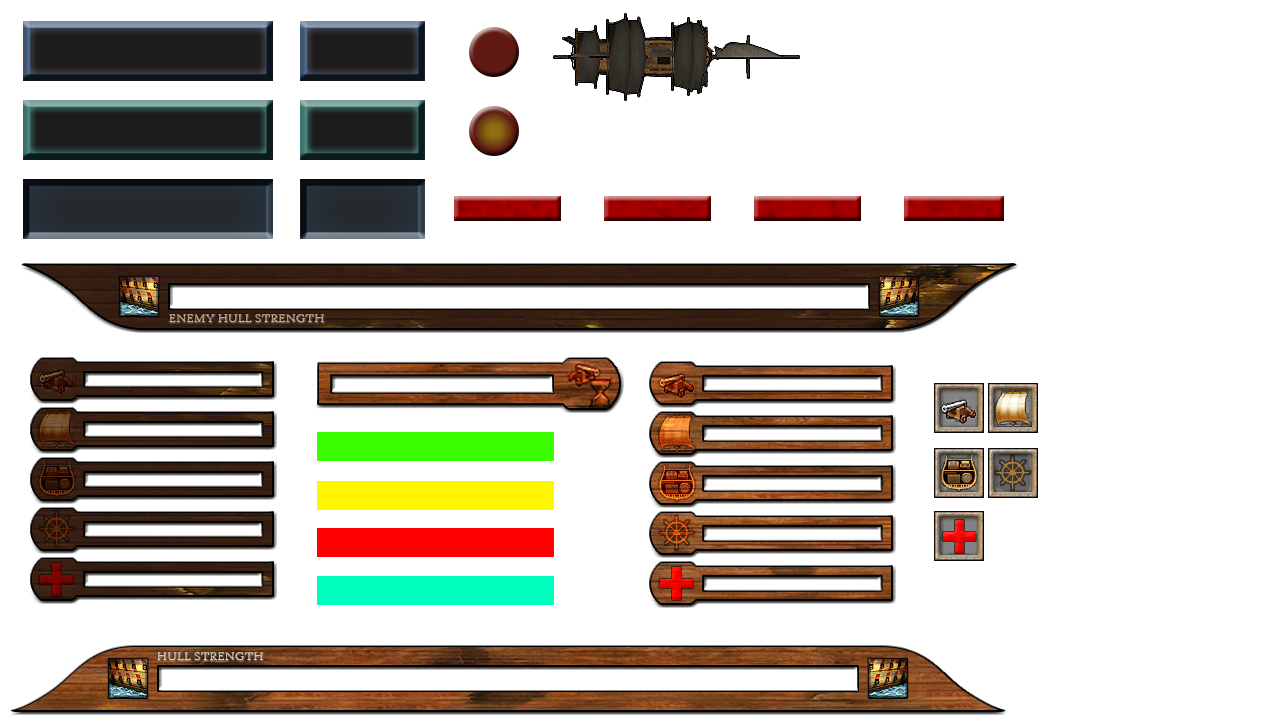
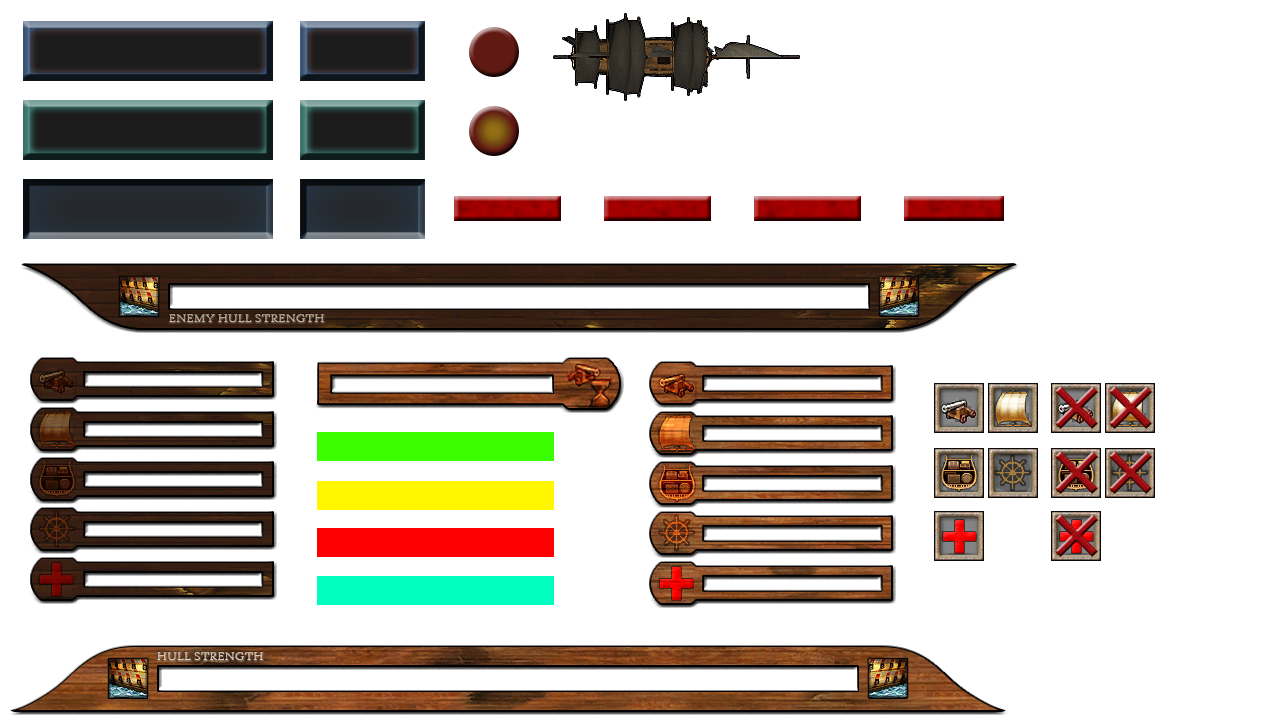
Layer changes from the first w=1280, h=720 image to the second:
added layer "ship section icons destoryed" above "ship section icons" over [left=1051, top=383, right=1155, bottom=561]
